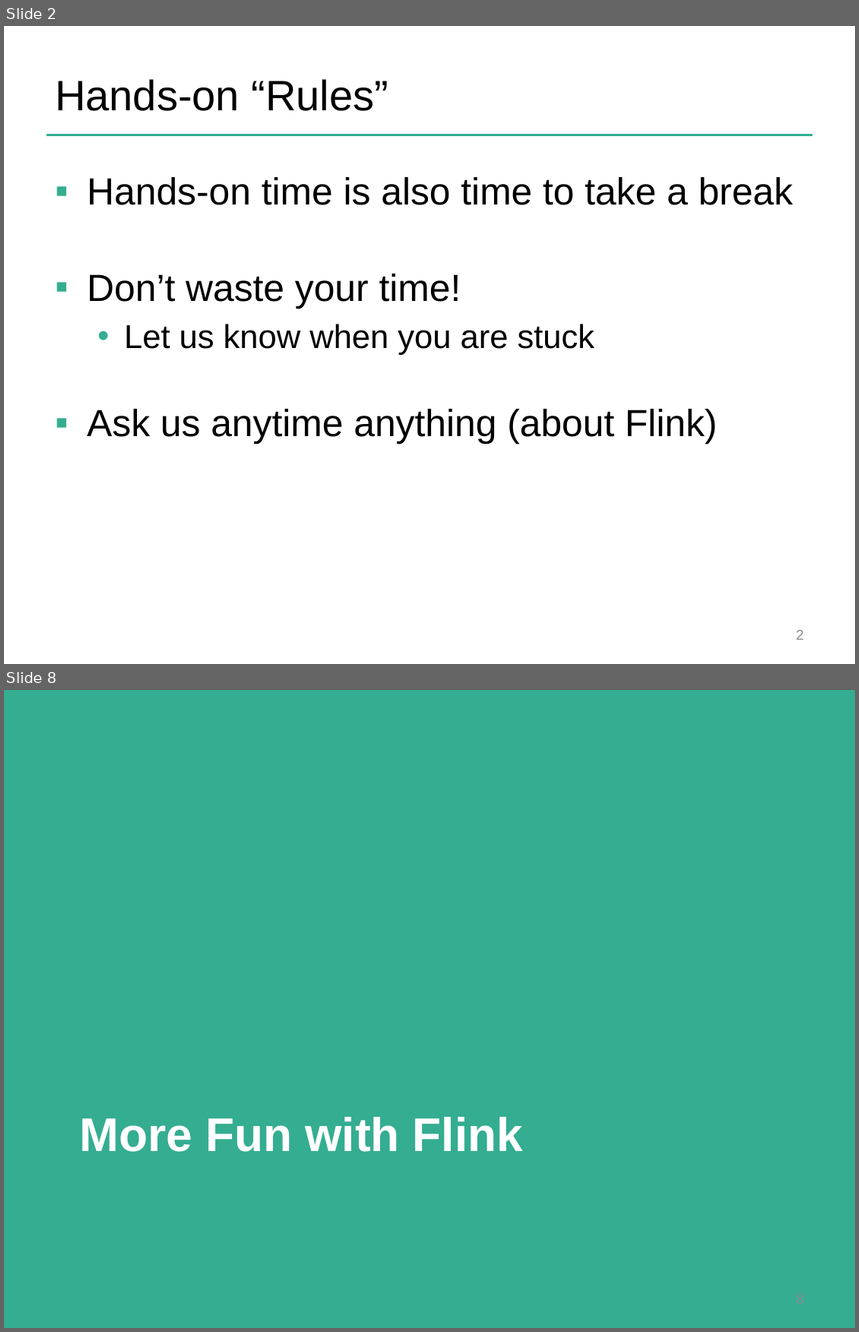
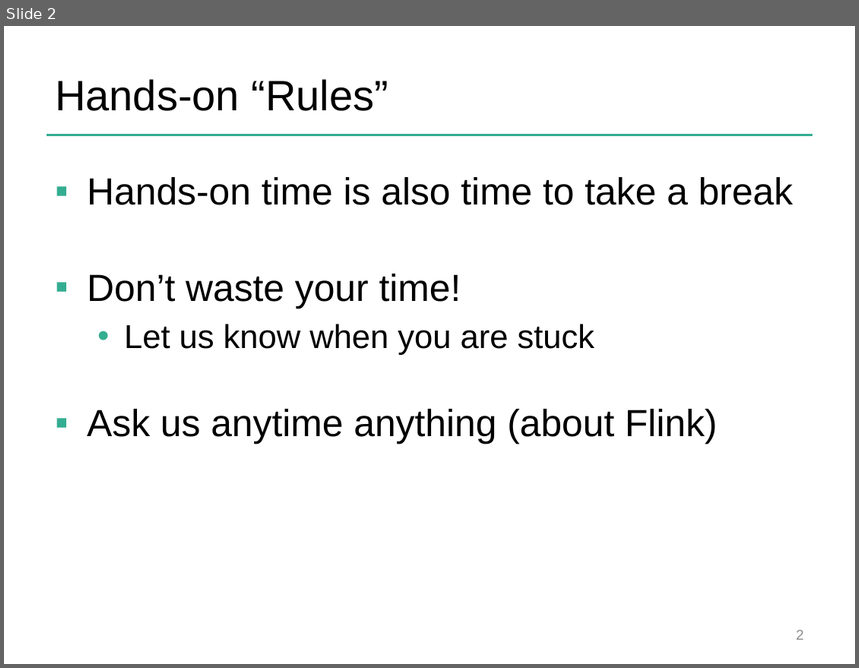
Before and after one commit to dataArtisans/flink-training-web, a slide deck: slides/flink-handon.pptx. Shown one above the other, each under a label of ours: slides 2 and 8 before the commit, slide 2 after it; the slides between them are not shown. The pictures are 859x1332 and 859x668 pixels, drawn with LibreOffice and Linux fonts; fonts in the diff are those of the drawing; background and template pictures are left out. Boxes give left, top, right and bottom in pixels: in the first picture for what was removed or moved away, otherwise in the second. Text is boxed around its words. In the diff, an @@ line names an element or a change of style, - is before the commit and + after.

```diff
--- a/slides/flink-handon.pptx
+++ b/slides/flink-handon.pptx
@@ slide 8 removed at [4, 690, 855, 1328], background #34AD91 @@
@@ title removed at [80, 1117, 523, 1152] @@
-More Fun with Flink
```
Also in this commit, not shown: 1 slide added, 6 other slides removed, 14 other files.
